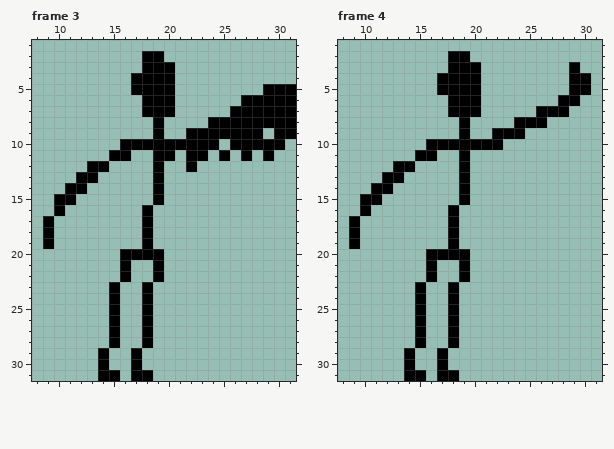
Two versions of one pixel-art file, slappers_only/images/character_slap.aseprite. The picture above was drawn from the file before the commit.
32x32 pixels, 7 frames. Shown: frame 3: x 8..31, y 1..31; frame 4: x 8..31, y 1..31. The commit also changed other frames, which this record leaves out.
Once edited:
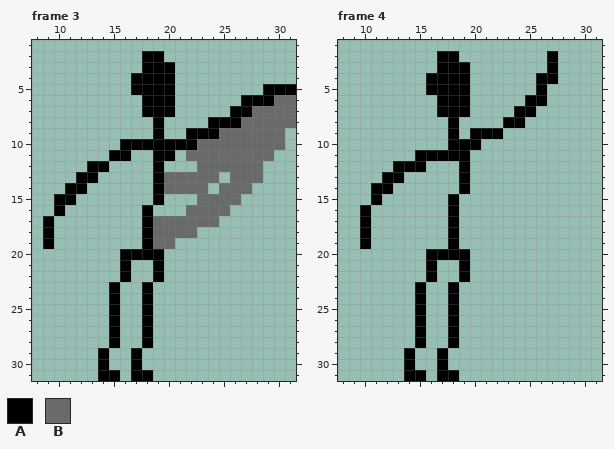
Palette (. is transparent): A #000000  B #696a6a
Diff:
layer "Layer 3" added
layer "Layer 2" added
layer "Layer 1" removed
--- frame 3
@@ x 17..31 @@
  5 AAAA........AAA
- 6 .AAA......AAAAA
- 7 .AAA.....AAAAAA
- 8 ..A....AAAAAAAA
- 9 ..A..AAAAAAA.AA
-10 AAAAAAAA.AAAAA.
-11 ..AA.AA.A.A.A..
-12 ..A..A.........
-13 ..A............
-14 ..A............
-15 ..A............
-16 .A.............
-17 .A.............
-18 .A.............
-19 .A.............
+ 6 .AAA......AAABB
+ 7 .AAA.....AABBBB
+ 8 ..A....AAABBBBB
+ 9 ..A..AAABBBBBB.
+10 AAAAAABBBBBBBB.
+11 ..AA.BBBBBBBB..
+12 ..A...BBBBBB...
+13 ..ABBBBB.BBB...
+14 ..ABBBB.BBB....
+15 ..A...BBBB.....
+16 .A...BBBB......
+17 .ABBBBBB.......
+18 .ABBBB.........
+19 .ABB...........
 20 AAA............
--- frame 4
@@ x 8..31 @@
  1 ........................
- 2 ..........AA............
- 3 ..........AAA........A..
- 4 .........AAAA........AA.
- 5 .........AAAA........AA.
- 6 ..........AAA.......AA..
- 7 ..........AAA.....AAA...
- 8 ...........A....AAA.....
- 9 ...........A..AAA.......
-10 ........AAAAAAA.........
-11 .......AA..A............
-12 .....AA....A............
+ 2 .........AA........A....
+ 3 .........AAA.......A....
+ 4 ........AAAA......AA....
+ 5 ........AAAA......A.....
+ 6 .........AAA.....AA.....
+ 7 .........AAA....AA......
+ 8 ..........A....AA.......
+ 9 ..........A.AAA.........
+10 ..........AAA...........
+11 .......AAAAA............
+12 .....AAA...A............
 13 ....AA.....A............
 14 ...AA......A............
-15 ..AA.......A............
+15 ...A......A.............
 16 ..A.......A.............
-17 .A........A.............
-18 .A........A.............
-19 .A........A.............
+17 ..A.......A.............
+18 ..A.......A.............
+19 ..A.......A.............
 20 ........AAAA............
Pixel boxes of the changes (left, top, right, bottom) in both pictures:
changed: (153, 95, 296, 249)
changed: (415, 51, 591, 205)
changed: (349, 194, 371, 249)
